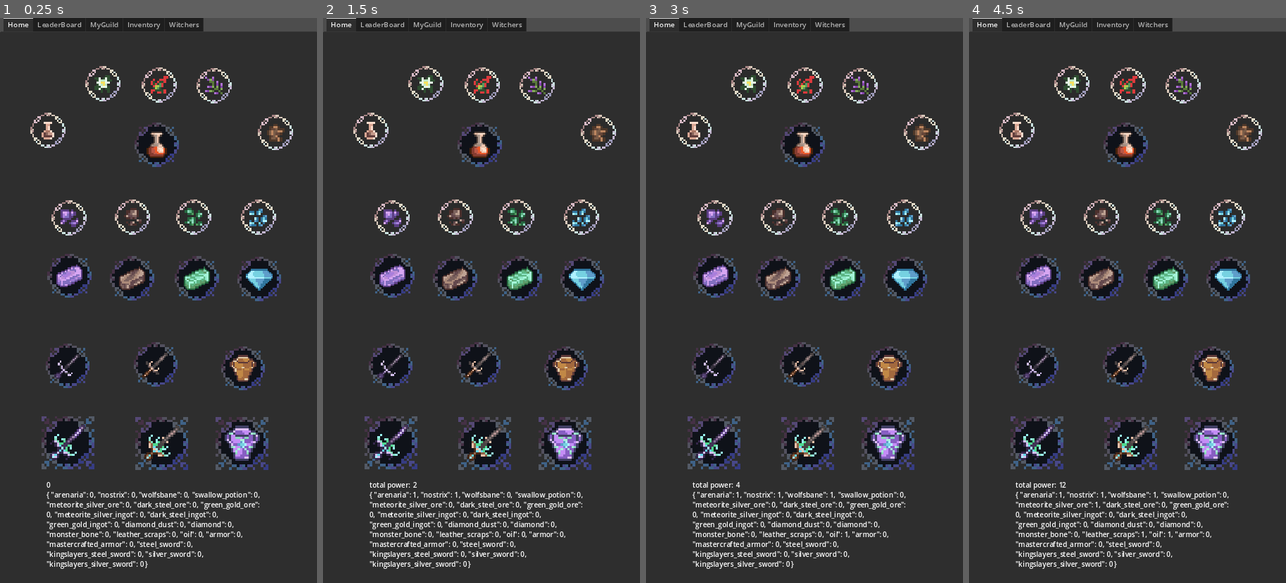
Above: before the commit, frames 1-4 (left to right).
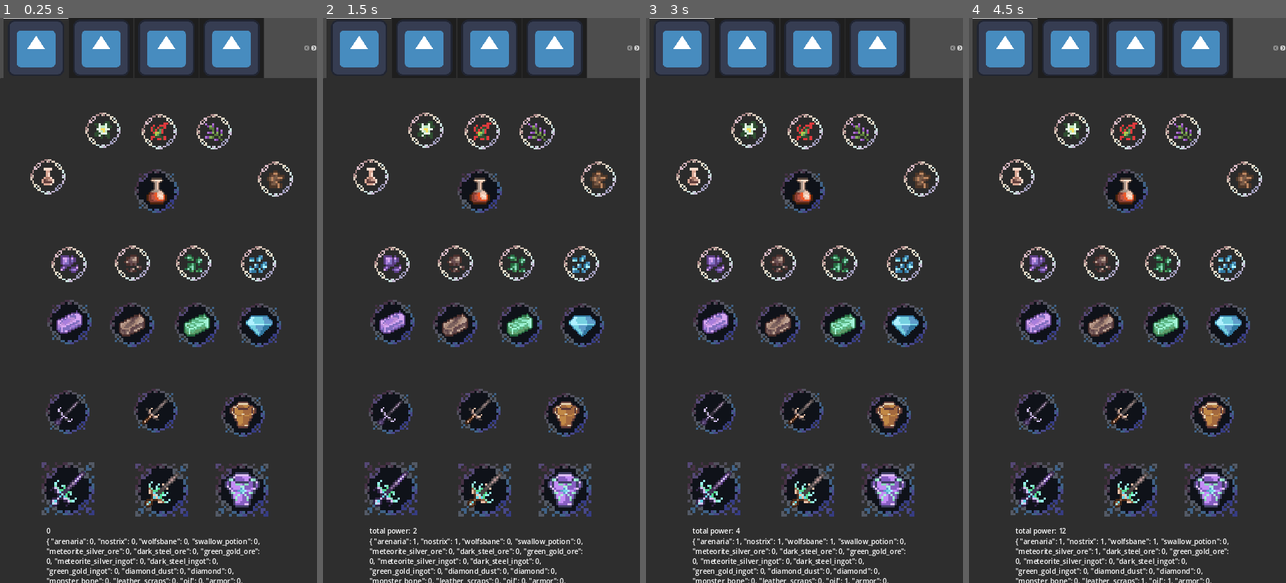
Above: after the commit, the same moments.

Repository: alexg-lviv/Mori-Bazius-Frontend
Game: Godot game, scene res://src/scenes/Main.tscn
Same seed, same stepped clock (60 frames per second), same inputs: the game is played once before the commit and once after it. The engine's default icon, where the game draws it, is replaced by a stand-in: a white triangle on a blue panel in a dark square.
Inputs (mouse positions are in pixels of both pictures, inside the frame that each line leads up to; where the layout moved, square brackets give the same spot in the first picture):
- Up to frame 1 (0.25 s): no input
- Up to frame 2 (1.5 s): click (424, 131) [424, 85] at 0.5 s; click (481, 131) [481, 85] at 1.25 s
- Up to frame 3 (3 s): click (861, 131) [861, 85] at 2 s; click (693, 176) [693, 131] at 2.75 s
- Up to frame 4 (4.5 s): click (1244, 181) [1244, 131] at 3.5 s; click (1038, 266) [1038, 215] at 4.25 s

The runs differ from the first frame. In frame 1, 32% of the frame differs, in the area x 0-100%, y 0-100%; in frame 2, 32%; in frame 3, 32%; in frame 4, 32%.

Commit message:
add icons for tabs

Diff:
--- a/src/src/scenes/Home.tscn
+++ b/src/src/scenes/Home.tscn
@@ -188,6 +188,7 @@
 
 [node name="ItemsText" type="RichTextLabel" parent="."]
 custom_minimum_size = Vector2(500, 100)
+layout_mode = 0
 offset_left = 105.0
 offset_top = 1015.0
 offset_right = 605.0
--- a/src/src/scenes/Main.gd
+++ b/src/src/scenes/Main.gd
@@ -1 +1,21 @@
 extends Control
+
+var home_icon = preload("res://icon.svg")
+var leadboard_icon = preload("res://icon.svg")
+var guild_icon = preload("res://icon.svg")
+var inventory_icon = preload("res://icon.svg")
+var witchers_icon = preload("res://icon.svg")
+
+var num_tabs = 5
+
+@onready var TabsContainer = get_node("TabContainer")
+
+func _ready():
+	TabsContainer.set_tab_icon(0, home_icon)
+	TabsContainer.set_tab_icon(1, leadboard_icon)
+	TabsContainer.set_tab_icon(2, guild_icon)
+	TabsContainer.set_tab_icon(3, inventory_icon)
+	TabsContainer.set_tab_icon(4, witchers_icon)
+
+	for i in range(num_tabs):
+		TabsContainer.set_tab_title(i, "")
--- a/src/src/scenes/Main.tscn
+++ b/src/src/scenes/Main.tscn
@@ -1,8 +1,9 @@
-[gd_scene load_steps=8 format=3 uid="uid://856gt2srm51g"]
+[gd_scene load_steps=9 format=3 uid="uid://856gt2srm51g"]
 
 [ext_resource type="Script" path="res://src/scenes/Main.gd" id="1_ffidp"]
 [ext_resource type="PackedScene" uid="uid://cbog86ioeumba" path="res://src/scenes/UI/HUD.tscn" id="1_lvsag"]
 [ext_resource type="PackedScene" uid="uid://bd7b8jyh38w5k" path="res://src/scenes/Home.tscn" id="3_gk0qq"]
+[ext_resource type="Script" path="res://src/scenes/TabContainer.gd" id="3_ksal1"]
 [ext_resource type="PackedScene" uid="uid://b35b5p803o2dw" path="res://src/scenes/LeaderBoard.tscn" id="4_nbvxq"]
 [ext_resource type="PackedScene" uid="uid://c35tuwngjom8j" path="res://src/scenes/MyGuild.tscn" id="5_0aalu"]
 [ext_resource type="PackedScene" uid="uid://e315pwt5ukrk" path="res://src/scenes/Inventory.tscn" id="6_j82mu"]
@@ -23,6 +24,7 @@
 layout_mode = 0
 offset_right = 721.0
 offset_bottom = 1282.0
+script = ExtResource("3_ksal1")
 
 [node name="Home" parent="TabContainer" instance=ExtResource("3_gk0qq")]
 layout_mode = 2
